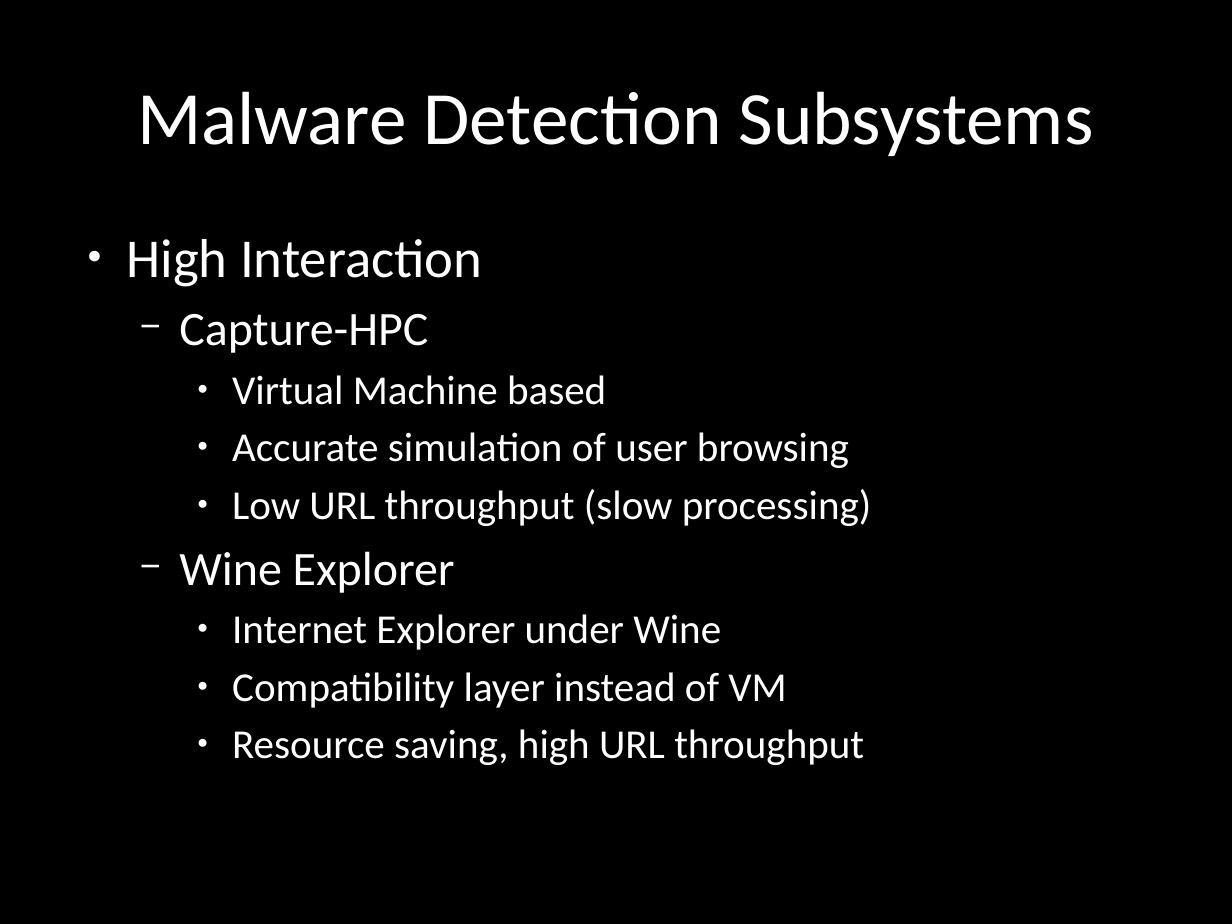
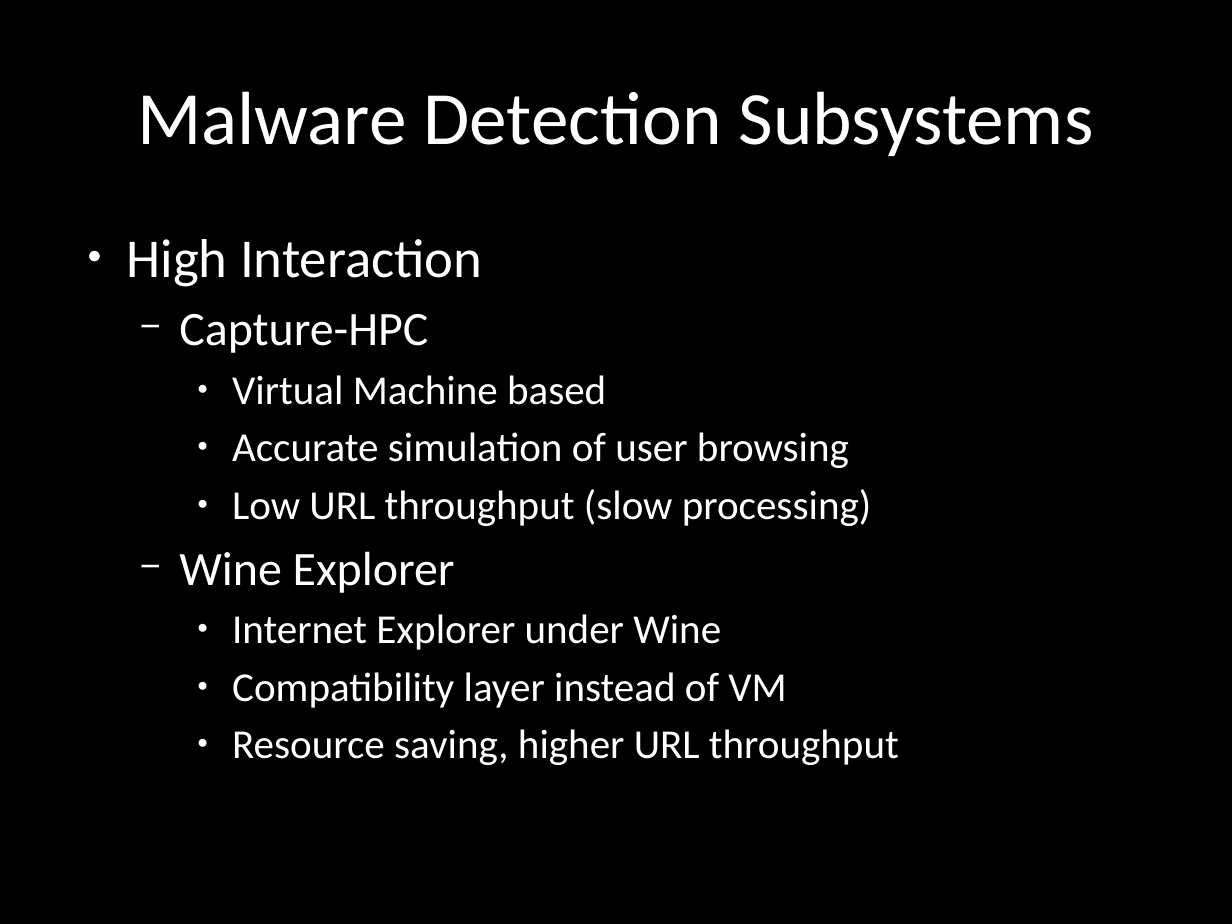
Before and after one commit to chrissorchard/malucrawl, a slide deck: slide 11 of doc/pres3/wk12-progress.pptx. Drawn at 1232x924 pixels with LibreOffice and Linux fonts; fonts in the diff are those of the drawing; background and template pictures are left out. Boxes give left, top, right and bottom in pixels: in the first picture for what was removed or moved away, otherwise in the second. Text is boxed around its words. In the diff, an @@ line names an element or a change of style, - is before the commit and + after.

```diff
--- a/doc/pres3/wk12-progress.pptx
+++ b/doc/pres3/wk12-progress.pptx
@@ text at (232,729,899,765): text changed @@
-    ● Resource saving, high URL throughput
+    ● Resource saving, higher URL throughput
```
Also in this commit, not shown: 1 other slide changed, 2 other files.
